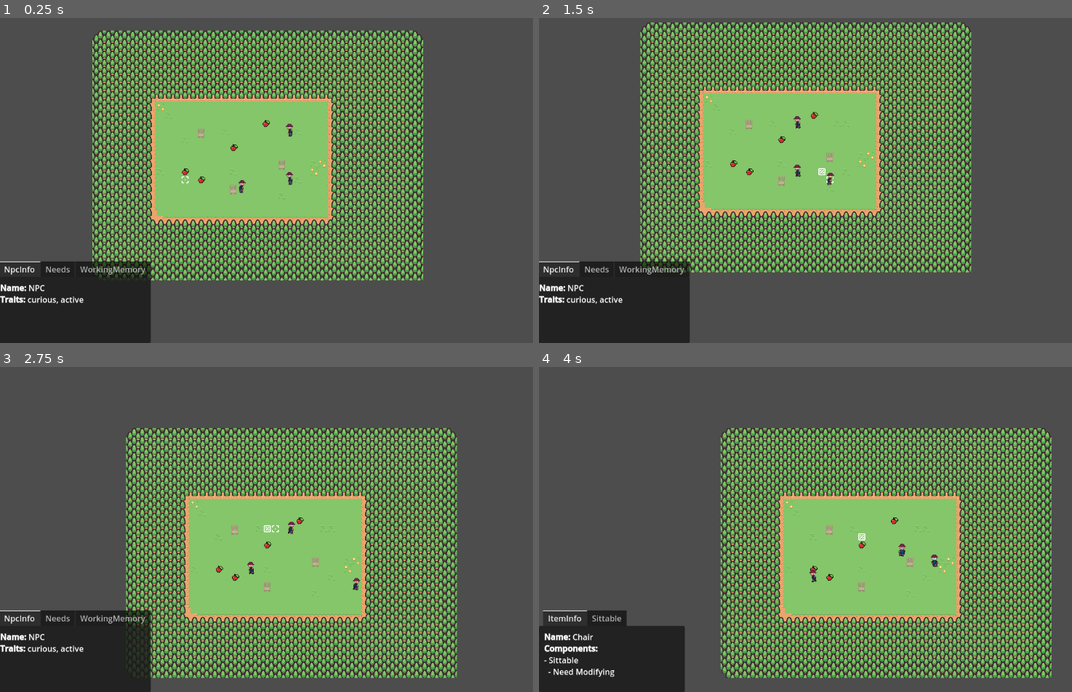
Above: before the commit, frames 1-4 (two rows, left to right).
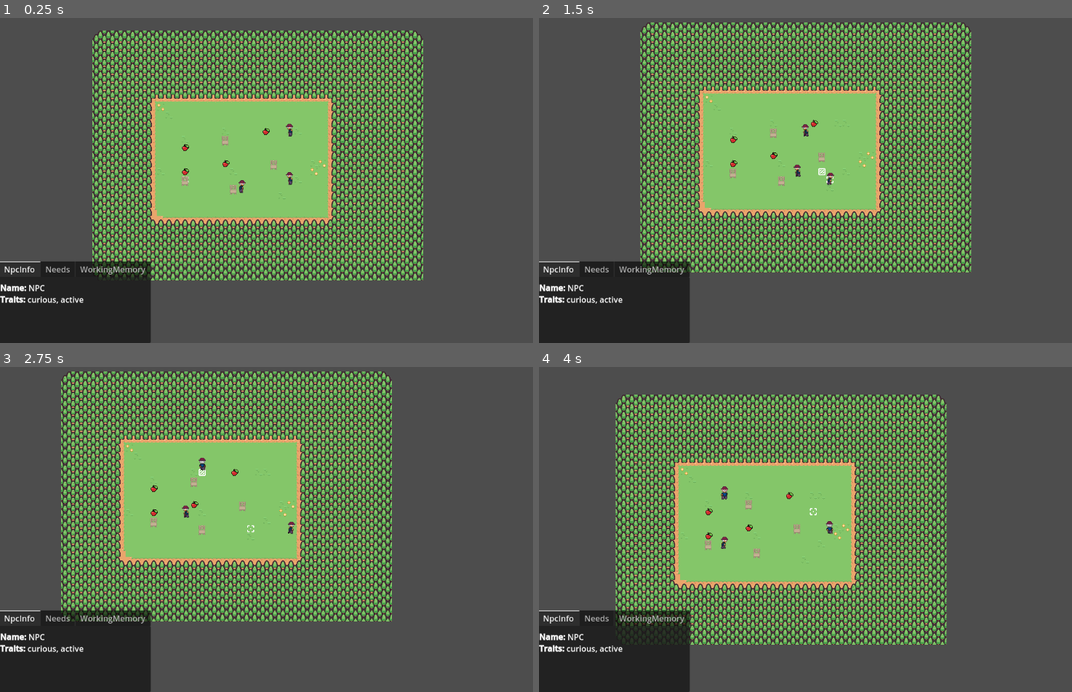
Above: after the commit, the same moments.

Repository: taylor1355/npc-simulation
Game: Godot game, scene res://src/main.tscn
The game is run twice, just before and just after one commit, with the same random seed, the same clock (stepped at 60 frames per second) and the same inputs.
Inputs (mouse positions are in pixels of both pictures, inside the frame that each line leads up to):
- Up to frame 1 (0.25 s): no input
- Up to frame 2 (1.5 s): drag from (826, 177) to (746, 131) at 0.52 s; drag from (842, 187) to (773, 131) at 1.27 s
- Up to frame 3 (2.75 s): move the mouse to (223, 471) at 2.02 s; press the mouse at (223, 471) at 2.03 s
- Up to frame 4 (4 s): release the mouse at (762, 471) at 2.75 s; drag from (853, 562) to (656, 480) at 2.77 s; drag from (746, 497) to (864, 536) at 3.52 s

The runs differ from the first frame. In frame 1, 0.3% of the frame differs, in the area x 33-54%, y 31-52%; in frame 2, 0.4%; in frame 3, 49%; in frame 4, 53%, in the area x 0-97%, y 8-100%.

Commit message:
Enhance BaseItem to allow placing items via the editor

Diff:
--- a/src/field/items/apple.tscn
+++ /dev/null
@@ -1,39 +0,0 @@
-[gd_scene load_steps=6 format=3 uid="uid://d0f6cpchnxa1s"]
-
-[ext_resource type="Script" path="res://src/field/gamepieces/gamepiece.gd" id="1_d7fqc"]
-[ext_resource type="Resource" uid="uid://cbnicto2l2ur2" path="res://assets/maps/default_gameboard.tres" id="2_247le"]
-[ext_resource type="Script" path="res://src/field/items/item_controller.gd" id="4_e51l0"]
-[ext_resource type="Script" path="res://src/field/items/components/consumable_component.gd" id="5_rtfi8"]
-[ext_resource type="PackedScene" uid="uid://bvjial8h0p25w" path="res://src/field/items/apple_animation.tscn" id="5_tuvc8"]
-
-[node name="Apple" type="Node2D"]
-y_sort_enabled = true
-script = ExtResource("1_d7fqc")
-gameboard = ExtResource("2_247le")
-blocks_movement = true
-
-[node name="Decoupler" type="Node" parent="."]
-
-[node name="Path2D" type="Path2D" parent="Decoupler"]
-
-[node name="PathFollow2D" type="PathFollow2D" parent="Decoupler/Path2D"]
-
-[node name="CameraAnchor" type="RemoteTransform2D" parent="Decoupler/Path2D/PathFollow2D"]
-update_rotation = false
-update_scale = false
-
-[node name="GFXAnchor" type="RemoteTransform2D" parent="Decoupler/Path2D/PathFollow2D"]
-update_rotation = false
-update_scale = false
-
-[node name="Animation" parent="." instance=ExtResource("5_tuvc8")]
-
-[node name="ItemController" type="Node2D" parent="."]
-script = ExtResource("4_e51l0")
-
-[node name="ConsumableComponent" type="Node2D" parent="ItemController"]
-script = ExtResource("5_rtfi8")
-need_deltas = {
-"hunger": 25.0
-}
-consumption_time = 5.0
--- a/src/field/items/apple_animation.tscn
+++ /dev/null
@@ -1,93 +0,0 @@
-[gd_scene load_steps=9 format=3 uid="uid://bvjial8h0p25w"]
-
-[ext_resource type="Script" path="res://src/field/gamepieces/animation/gamepiece_animation.gd" id="1_vo3rb"]
-[ext_resource type="Texture2D" uid="uid://cud6njjjhox53" path="res://assets/sprites/apple_spritesheet.png" id="2_f5hxe"]
-[ext_resource type="Script" path="res://src/field/gamepieces/animation/gamepiece_click_area.gd" id="3_4ijta"]
-
-[sub_resource type="Animation" id="Animation_ivohq"]
-tracks/0/type = "value"
-tracks/0/imported = false
-tracks/0/enabled = true
-tracks/0/path = NodePath("GFX/Sprite:frame")
-tracks/0/interp = 1
-tracks/0/loop_wrap = true
-tracks/0/keys = {
-"times": PackedFloat32Array(-0.0999),
-"transitions": PackedFloat32Array(1),
-"update": 1,
-"values": [0]
-}
-tracks/1/type = "value"
-tracks/1/imported = false
-tracks/1/enabled = false
-tracks/1/path = NodePath("GFX/Sprite:flip_h")
-tracks/1/interp = 1
-tracks/1/loop_wrap = true
-tracks/1/keys = {
-"times": PackedFloat32Array(0),
-"transitions": PackedFloat32Array(1),
-"update": 1,
-"values": [false]
-}
-
-[sub_resource type="Animation" id="Animation_xdc4x"]
-loop_mode = 1
-tracks/0/type = "value"
-tracks/0/imported = false
-tracks/0/enabled = true
-tracks/0/path = NodePath("GFX/Sprite:frame")
-tracks/0/interp = 1
-tracks/0/loop_wrap = true
-tracks/0/keys = {
-"times": PackedFloat32Array(0),
-"transitions": PackedFloat32Array(1),
-"update": 1,
-"values": [0]
-}
-
-[sub_resource type="AnimationLibrary" id="AnimationLibrary_67ks1"]
-_data = {
-"RESET": SubResource("Animation_ivohq"),
-"idle": SubResource("Animation_xdc4x")
-}
-
-[sub_resource type="CircleShape2D" id="CircleShape2D_rulne"]
-radius = 7.5
-
-[sub_resource type="CircleShape2D" id="CircleShape2D_i2riw"]
-radius = 6.5
-
-[node name="StaticAnimation" type="Marker2D"]
-script = ExtResource("1_vo3rb")
-
-[node name="AnimationPlayer" type="AnimationPlayer" parent="."]
-libraries = {
-"": SubResource("AnimationLibrary_67ks1")
-}
-
-[node name="GFX" type="Marker2D" parent="."]
-
-[node name="Sprite" type="Sprite2D" parent="GFX"]
-texture = ExtResource("2_f5hxe")
-hframes = 8
-region_rect = Rect2(0, 0, 72, 128)
-
-[node name="Shadow" type="Sprite2D" parent="GFX"]
-
-[node name="ClickArea" type="Area2D" parent="GFX"]
-collision_layer = 4
-collision_mask = 0
-monitoring = false
-script = ExtResource("3_4ijta")
-
-[node name="CollisionShape2D" type="CollisionShape2D" parent="GFX/ClickArea"]
-position = Vector2(0.5, 0)
-shape = SubResource("CircleShape2D_rulne")
-
-[node name="CollisionArea" type="Area2D" parent="."]
-collision_mask = 3
-
-[node name="CollisionShape2D" type="CollisionShape2D" parent="CollisionArea"]
-position = Vector2(0.5, 0)
-shape = SubResource("CircleShape2D_i2riw")
-debug_color = Color(0.67451, 0.156863, 0.278431, 0.419608)
--- a/src/field/items/base_item.gd
+++ b/src/field/items/base_item.gd
@@ -1,9 +1,16 @@
+@tool
 class_name BaseItem
 extends Gamepiece
 
 @onready var sprite: Sprite2D = $Animation/GFX/Sprite
 @onready var collision_shape: CollisionShape2D = $Animation/CollisionArea/CollisionShape2D
 @onready var item_controller: ItemController = $ItemController
+
+@export var config: ItemConfig:
+	set(value):
+		config = value
+		if Engine.is_editor_hint():
+			_update_editor_visuals()
 
 func _ready() -> void:
 	super._ready()
@@ -14,3 +21,54 @@
 
 	# Items block movement by default
 	blocks_movement = true
+
+	if Engine.is_editor_hint():
+		# Update visuals when node enters tree in editor
+		if config:
+			_update_editor_visuals()
+	else:
+		# Initialize item at runtime
+		if config:
+			_initialize_item()
+
+func _update_editor_visuals() -> void:
+	if not config or not is_node_ready():
+		return
+
+	# Update sprite
+	if sprite and config.sprite_texture:
+		sprite.texture = config.sprite_texture
+		sprite.hframes = config.sprite_hframes
+		sprite.vframes = config.sprite_vframes
+		sprite.frame = config.sprite_frame
+
+	# Update collision and click area
+	if collision_shape and config.collision_shape:
+		collision_shape.shape = config.collision_shape
+
+		# Set up click area (slightly larger than collision)
+		var click_shape = config.collision_shape.duplicate()
+		if click_shape is CircleShape2D:
+			click_shape.radius += 1.0
+		elif click_shape is RectangleShape2D:
+			click_shape.size += Vector2(2, 2)
+
+		$Animation/GFX/ClickArea/CollisionShape2D.shape = click_shape
+
+	# Update node name
+	if config.item_name:
+		name = config.item_name
+
+func _initialize_item() -> void:
+	if not config or not is_node_ready():
+		return
+
+	# Set up visuals
+	_update_editor_visuals()
+
+	# Set display name
+	display_name = config.item_name
+
+	# Initialize components
+	for component_config in config.components:
+		item_controller.add_component(component_config)
--- a/src/field/items/base_item.tscn
+++ b/src/field/items/base_item.tscn
@@ -1,4 +1,4 @@
-[gd_scene load_steps=9 format=3]
+[gd_scene load_steps=9 format=3 uid="uid://dpv3dx5bu7uhs"]
 
 [ext_resource type="PackedScene" uid="uid://b626e0bngfvjj" path="res://src/field/gamepieces/gamepiece.tscn" id="1_base"]
 [ext_resource type="Script" path="res://src/field/items/base_item.gd" id="2_script"]
@@ -45,6 +45,7 @@
 
 [node name="BaseItem" instance=ExtResource("1_base")]
 script = ExtResource("2_script")
+config = null
 blocks_movement = true
 
 [node name="Animation" type="Marker2D" parent="." index="1"]
--- a/src/field/items/chair.tscn
+++ /dev/null
@@ -1,35 +0,0 @@
-[gd_scene load_steps=6 format=3 uid="uid://blacicxfqcfdw"]
-
-[ext_resource type="Script" path="res://src/field/gamepieces/gamepiece.gd" id="1_dg1dl"]
-[ext_resource type="Resource" uid="uid://cbnicto2l2ur2" path="res://assets/maps/default_gameboard.tres" id="2_gravy"]
-[ext_resource type="PackedScene" uid="uid://domp15mrjsmoy" path="res://src/field/items/chair_animation.tscn" id="4_031sg"]
-[ext_resource type="Script" path="res://src/field/items/item_controller.gd" id="4_42h0u"]
-[ext_resource type="Script" path="res://src/field/items/components/sittable_component.gd" id="5_n3bl8"]
-
-[node name="Chair" type="Node2D"]
-y_sort_enabled = true
-script = ExtResource("1_dg1dl")
-gameboard = ExtResource("2_gravy")
-blocks_movement = true
-
-[node name="Decoupler" type="Node" parent="."]
-
-[node name="Path2D" type="Path2D" parent="Decoupler"]
-
-[node name="PathFollow2D" type="PathFollow2D" parent="Decoupler/Path2D"]
-
-[node name="CameraAnchor" type="RemoteTransform2D" parent="Decoupler/Path2D/PathFollow2D"]
-update_rotation = false
-update_scale = false
-
-[node name="GFXAnchor" type="RemoteTransform2D" parent="Decoupler/Path2D/PathFollow2D"]
-update_rotation = false
-update_scale = false
-
-[node name="Animation" parent="." instance=ExtResource("4_031sg")]
-
-[node name="ItemController" type="Node2D" parent="."]
-script = ExtResource("4_42h0u")
-
-[node name="SittableComponent" type="Node2D" parent="ItemController"]
-script = ExtResource("5_n3bl8")
--- a/src/field/items/chair_animation.tscn
+++ /dev/null
@@ -1,96 +0,0 @@
-[gd_scene load_steps=9 format=3 uid="uid://domp15mrjsmoy"]
-
-[ext_resource type="Script" path="res://src/field/gamepieces/animation/gamepiece_animation.gd" id="1_j2uqq"]
-[ext_resource type="Texture2D" uid="uid://1vt61f4e166j" path="res://assets/sprites/Interior full/furniture/chairs.png" id="2_5p7rs"]
-[ext_resource type="Script" path="res://src/field/gamepieces/animation/gamepiece_click_area.gd" id="3_dorc0"]
-
-[sub_resource type="Animation" id="Animation_ivohq"]
-tracks/0/type = "value"
-tracks/0/imported = false
-tracks/0/enabled = true
-tracks/0/path = NodePath("GFX/Sprite:frame")
-tracks/0/interp = 1
-tracks/0/loop_wrap = true
-tracks/0/keys = {
-"times": PackedFloat32Array(-0.0999),
-"transitions": PackedFloat32Array(1),
-"update": 1,
-"values": [0]
-}
-tracks/1/type = "value"
-tracks/1/imported = false
-tracks/1/enabled = false
-tracks/1/path = NodePath("GFX/Sprite:flip_h")
-tracks/1/interp = 1
-tracks/1/loop_wrap = true
-tracks/1/keys = {
-"times": PackedFloat32Array(0),
-"transitions": PackedFloat32Array(1),
-"update": 1,
-"values": [false]
-}
-
-[sub_resource type="Animation" id="Animation_xdc4x"]
-loop_mode = 1
-tracks/0/type = "value"
-tracks/0/imported = false
-tracks/0/enabled = true
-tracks/0/path = NodePath("GFX/Sprite:frame")
-tracks/0/interp = 1
-tracks/0/loop_wrap = true
-tracks/0/keys = {
-"times": PackedFloat32Array(0),
-"transitions": PackedFloat32Array(1),
-"update": 1,
-"values": [0]
-}
-
-[sub_resource type="AnimationLibrary" id="AnimationLibrary_67ks1"]
-_data = {
-"RESET": SubResource("Animation_ivohq"),
-"idle": SubResource("Animation_xdc4x")
-}
-
-[sub_resource type="RectangleShape2D" id="RectangleShape2D_rvx5c"]
-size = Vector2(13, 19.375)
-
-[sub_resource type="RectangleShape2D" id="RectangleShape2D_m4rvx"]
-size = Vector2(13, 19)
-
-[node name="StaticAnimation" type="Marker2D"]
-script = ExtResource("1_j2uqq")
-
-[node name="AnimationPlayer" type="AnimationPlayer" parent="."]
-libraries = {
-"": SubResource("AnimationLibrary_67ks1")
-}
-
-[node name="GFX" type="Marker2D" parent="."]
-
-[node name="Sprite" type="Sprite2D" parent="GFX"]
-texture = ExtResource("2_5p7rs")
-hframes = 48
-vframes = 7
-region_rect = Rect2(0, 0, 72, 128)
-
-[node name="Shadow" type="Sprite2D" parent="GFX"]
-
-[node name="ClickArea" type="Area2D" parent="GFX"]
-collision_layer = 4
-collision_mask = 0
-monitoring = false
-script = ExtResource("3_dorc0")
-
-[node name="CollisionShape2D" type="CollisionShape2D" parent="GFX/ClickArea"]
-visible = false
-position = Vector2(-0.5, 3)
-shape = SubResource("RectangleShape2D_rvx5c")
-
-[node name="CollisionArea" type="Area2D" parent="."]
-collision_mask = 3
-
-[node name="CollisionShape2D" type="CollisionShape2D" parent="CollisionArea"]
-visible = false
-position = Vector2(-0.5, 3)
-shape = SubResource("RectangleShape2D_m4rvx")
-debug_color = Color(0.67451, 0.156863, 0.278431, 0.419608)
--- a/src/field/items/item_factory.gd
+++ b/src/field/items/item_factory.gd
@@ -13,36 +13,11 @@
 	# Set required gameboard reference
 	item.gameboard = gameboard
 
-	# Configure sprite
-	var sprite = item.get_node("Animation/GFX/Sprite")
-	sprite.texture = config.sprite_texture
-	sprite.hframes = config.sprite_hframes
-	sprite.vframes = config.sprite_vframes
-	sprite.frame = config.sprite_frame
-
-	# Configure collision
-	var collision_shape = config.collision_shape
-
-	# Set up click area (slightly larger than collision)
-	var click_shape = collision_shape.duplicate()
-	if click_shape is CircleShape2D:
-		click_shape.radius += 1.0
-	elif click_shape is RectangleShape2D:
-		click_shape.size += Vector2(2, 2)
-
-	item.get_node("Animation/GFX/ClickArea/CollisionShape2D").shape = click_shape
-	item.get_node("Animation/CollisionArea/CollisionShape2D").shape = collision_shape
-
-	# Add components
-	var controller = item.get_node("ItemController") as ItemController
-	for component_config in config.components:
-		controller.add_component(component_config)
-
-	# Set display name from config
-	item.display_name = config.item_name
-
 	# Set position
 	item.position = position
+
+	# Set config (will be fully initialized in _ready)
+	item.config = config
 
 	return item
 
--- a/src/field/items/items_manager.gd
+++ b/src/field/items/items_manager.gd
@@ -7,9 +7,7 @@
 	y_sort_enabled = true
 
 func spawn_item(item: BaseItem) -> void:
-	print("Item name before add_child: ", item.name)
 	add_child(item)
-	print("Item name after add_child: ", item.name)
 
 func get_random_position() -> Vector2i:
 	# Get random cell within boundaries
@@ -21,13 +19,11 @@
 	return gameboard.cell_to_pixel(cell)
 
 func spawn_apple() -> void:
-	print("Spawning apple")
 	var pos = get_random_position()
 	var apple = ItemFactory.create_apple(gameboard, pos)
 	spawn_item(apple)
 
 func spawn_chair() -> void:
-	print("Spawning chair")
 	var pos = get_random_position()
 	var chair = ItemFactory.create_chair(gameboard, pos)
 	spawn_item(chair)
--- a/src/field/npcs/npc.tscn
+++ b/src/field/npcs/npc.tscn
@@ -19,6 +19,7 @@
 script = ExtResource("3_xmgw3")
 
 [node name="VisionArea" type="Area2D" parent="Controller" index="0"]
+visible = false
 collision_layer = 0
 collision_mask = 3
 script = ExtResource("4_uu4ol")
--- a/src/main.tscn
+++ b/src/main.tscn
@@ -7,11 +7,12 @@
 [ext_resource type="Script" path="res://src/field/field_cursor.gd" id="4_raf0k"]
 [ext_resource type="Script" path="res://src/field/path_destination_marker.gd" id="6_ywrnx"]
 [ext_resource type="PackedScene" uid="uid://b4i22ohcw0fgd" path="res://src/field/npcs/npc.tscn" id="9_mkw52"]
-[ext_resource type="PackedScene" uid="uid://blacicxfqcfdw" path="res://src/field/items/chair.tscn" id="9_u1dha"]
 [ext_resource type="Script" path="res://src/field/gameboard/debug_map_boundaries.gd" id="10_8t3yh"]
-[ext_resource type="PackedScene" uid="uid://d0f6cpchnxa1s" path="res://src/field/items/apple.tscn" id="11_f7mo0"]
+[ext_resource type="PackedScene" uid="uid://dpv3dx5bu7uhs" path="res://src/field/items/base_item.tscn" id="11_5q5wx"]
 [ext_resource type="PackedScene" uid="uid://bve4u0hewur8" path="res://src/ui/ui.tscn" id="11_jm6mo"]
+[ext_resource type="Resource" uid="uid://ch1ggu468g6jk" path="res://src/field/items/configs/apple_config.tres" id="11_m4n0w"]
 [ext_resource type="Script" path="res://src/field/items/items_manager.gd" id="12_items"]
+[ext_resource type="Resource" uid="uid://d1lf7qvflauql" path="res://src/field/items/configs/chair_config.tres" id="12_xyenx"]
 
 [sub_resource type="TileSetAtlasSource" id="TileSetAtlasSource_mablp"]
 texture = ExtResource("4_l0eot")
@@ -195,42 +196,49 @@
 
 [node name="Npc" parent="Field/Entities/Npcs" instance=ExtResource("9_mkw52")]
 position = Vector2(279, 152)
-display_name = null
 gameboard = ExtResource("2_l26x2")
 
 [node name="Npc2" parent="Field/Entities/Npcs" instance=ExtResource("9_mkw52")]
 position = Vector2(158, 167)
-display_name = null
 gameboard = ExtResource("2_l26x2")
 
 [node name="Npc3" parent="Field/Entities/Npcs" instance=ExtResource("9_mkw52")]
 position = Vector2(279, 59)
-display_name = null
 gameboard = ExtResource("2_l26x2")
 
 [node name="Items" type="Node2D" parent="Field/Entities"]
 y_sort_enabled = true
 script = ExtResource("12_items")
 
-[node name="Chair" parent="Field/Entities/Items" instance=ExtResource("9_u1dha")]
-position = Vector2(240, 122)
-display_name = "Chair"
-
-[node name="Chair2" parent="Field/Entities/Items" instance=ExtResource("9_u1dha")]
-position = Vector2(94, 58)
-display_name = "Chair"
-
-[node name="Apple" parent="Field/Entities/Items" instance=ExtResource("11_f7mo0")]
-position = Vector2(93, 150)
-display_name = "Apple"
-
-[node name="Apple2" parent="Field/Entities/Items" instance=ExtResource("11_f7mo0")]
-position = Vector2(222, 32)
-display_name = "Apple"
-
-[node name="Apple3" parent="Field/Entities/Items" instance=ExtResource("11_f7mo0")]
-position = Vector2(158, 93)
-display_name = "Apple"
+[node name="Chair" parent="Field/Entities/Items" instance=ExtResource("11_5q5wx")]
+position = Vector2(141, 66)
+config = ExtResource("12_xyenx")
+gameboard = ExtResource("2_l26x2")
+
+[node name="Chair2" parent="Field/Entities/Items" instance=ExtResource("11_5q5wx")]
+position = Vector2(229, 121)
+config = ExtResource("12_xyenx")
+gameboard = ExtResource("2_l26x2")
+
+[node name="Chair3" parent="Field/Entities/Items" instance=ExtResource("11_5q5wx")]
+position = Vector2(54, 148)
+config = ExtResource("12_xyenx")
+gameboard = ExtResource("2_l26x2")
+
+[node name="Apple" parent="Field/Entities/Items" instance=ExtResource("11_5q5wx")]
+position = Vector2(62, 83)
+config = ExtResource("11_m4n0w")
+gameboard = ExtResource("2_l26x2")
+
+[node name="Apple2" parent="Field/Entities/Items" instance=ExtResource("11_5q5wx")]
+position = Vector2(139, 115)
+config = ExtResource("11_m4n0w")
+gameboard = ExtResource("2_l26x2")
+
+[node name="Apple3" parent="Field/Entities/Items" instance=ExtResource("11_5q5wx")]
+position = Vector2(215, 63)
+config = ExtResource("11_m4n0w")
+gameboard = ExtResource("2_l26x2")
 
 [node name="MapBoundaries" type="Node2D" parent="."]
 visible = false
Not shown: 1 places in src/main.tscn that only renumber resources
Not shown, changed: docs/designs/item-system-overhaul/creating-new-item-tutorial.md
Not shown, added: docs/designs/item-system-overhaul/editor-integration.md
Not shown, changed: docs/getting-started.md
Not shown, changed: docs/items.md
